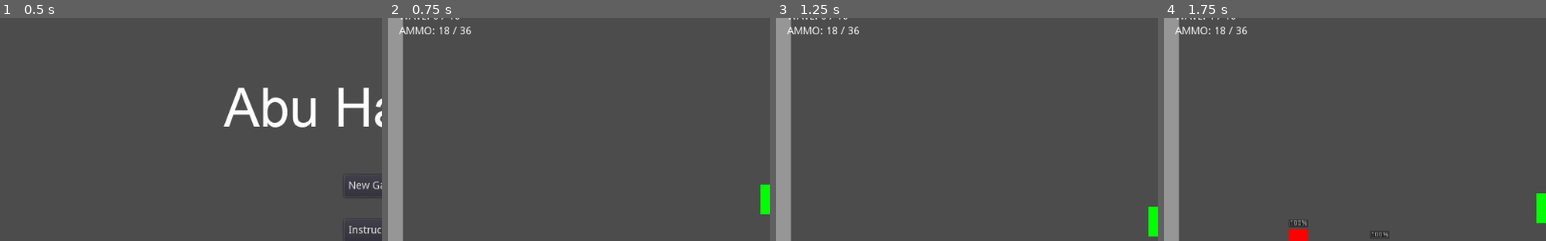
Above: before the commit, frames 1-4 (left to right).
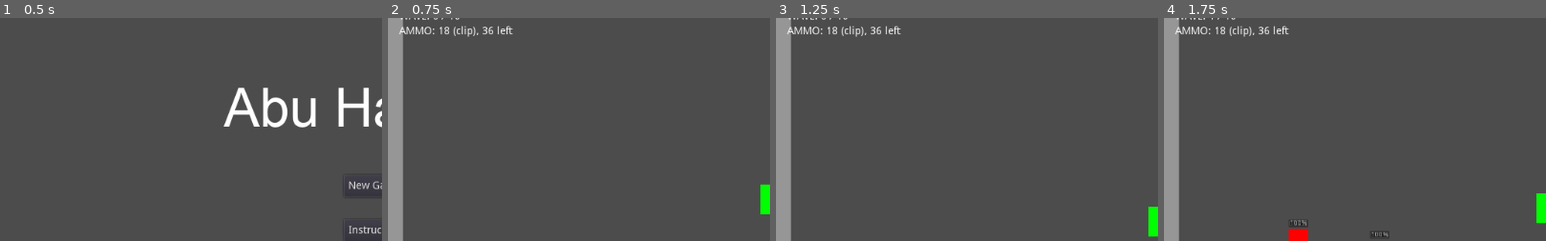
Above: after the commit, the same moments.

Repository: deengames/abu-hamid-x
Game: Godot game, scene res://prototype/MainMenu.tscn
Two runs of this game, one before a commit and one after it. Both use one fixed random seed, a clock stepped at 60 frames per second and the inputs below.
Inputs (mouse positions are % of the whole screen's width and height, from its top left):
- Up to frame 1 (0.5 s): no input
- Up to frame 2 (0.75 s): click "New Game" at 0.5 s
- Up to frame 3 (1.25 s): no input
- Up to frame 4 (1.75 s): tap Enter at 1.25 s; move the mouse to (45, 70) at 1.27 s; hold W (move_up) from 1.28 s (still down); tap E at 1.35 s; click (45, 70) at 1.42 s; tap Space (jump) at 1.52 s
The pictures show only the part of the screen within x 0-50%, y 10-60%; the shares and areas given below are measured in that part.

Frame 1 is identical in both runs. In frame 2, 0.3% of the frame differs, in the area x 17-33%, y 3-9%; in frame 3, 0.3%; in frame 4, 0.3%.

Commit message:
Clearer ammo label.

Diff:
--- a/prototype/Character/Player/AmmoLabel.gd
+++ b/prototype/Character/Player/AmmoLabel.gd
@@ -2,4 +2,4 @@
 
 
 func _on_Player_num_bullet_change(new_clip, new_outside):
-	text = "AMMO: " + str(new_clip) + " / " + str(new_outside)
+	text = "AMMO: " + str(new_clip) + " (clip), " + str(new_outside) + " left"
--- a/prototype/MainMenu.tscn
+++ b/prototype/MainMenu.tscn
@@ -11,7 +11,7 @@
 font_data = ExtResource( 2 )
 _sections_unfolded = [ "Settings" ]
 
-[node name="MainMenu" type="CanvasLayer"]
+[node name="MainMenu" type="CanvasLayer" index="0"]
 
 layer = 1
 offset = Vector2( 0, 0 )
